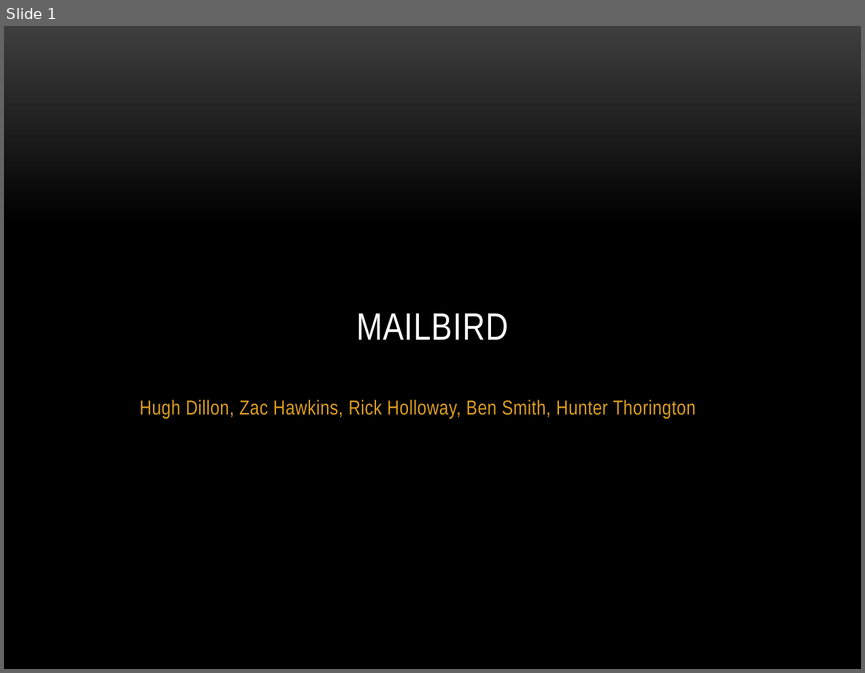
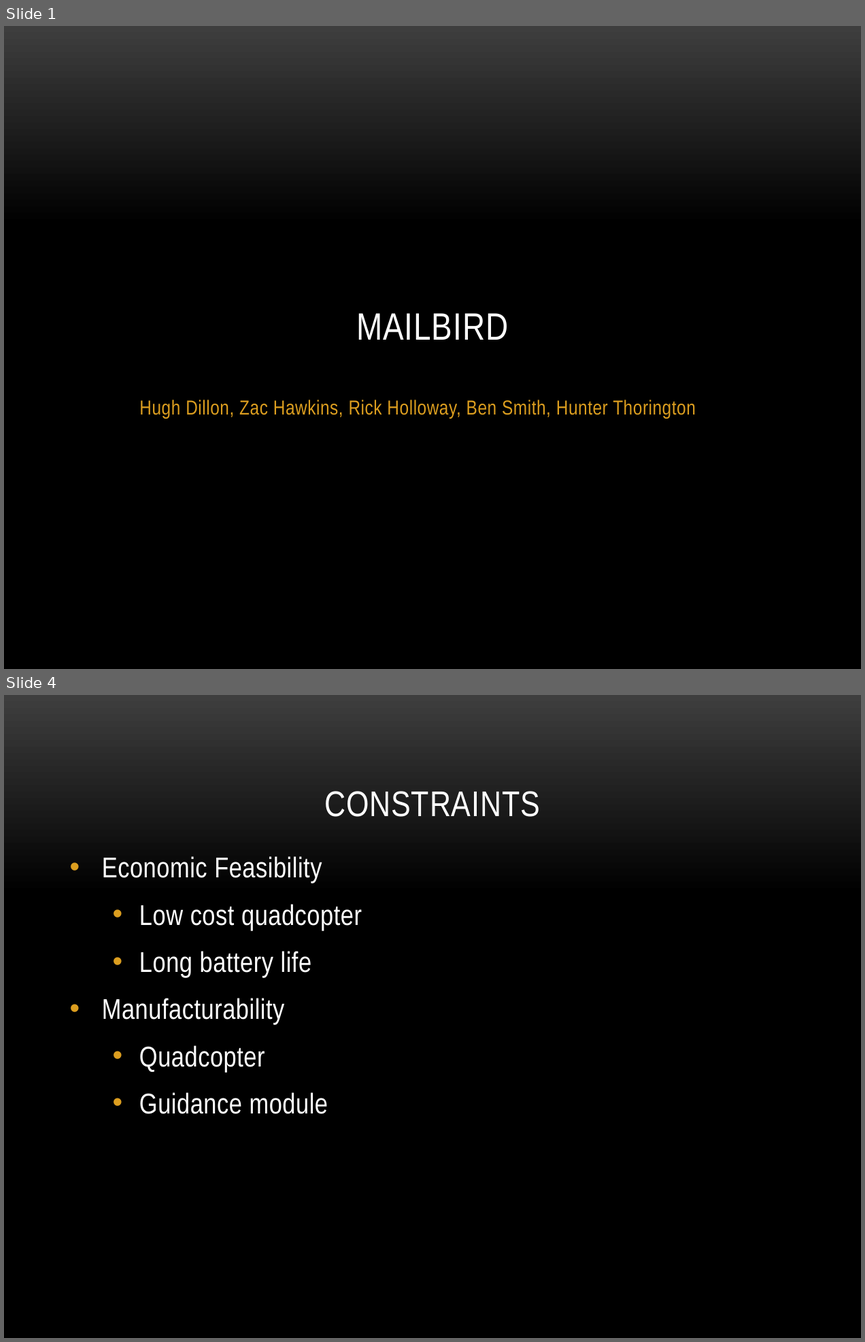
Before and after one commit to MailBirdAU/MailBird, a slide deck: docs/Proposal/Proposal Presentation.pptx. Shown one above the other, each under a label of ours: slide 1 before the commit, slides 1 and 4 after it; the slides between them are not shown. The pictures are 865x673 and 865x1342 pixels, drawn with LibreOffice and Linux fonts; fonts in the diff are those of the drawing; background and template pictures are left out. Boxes give left, top, right and bottom in pixels: in the first picture for what was removed or moved away, otherwise in the second. Text is boxed around its words. In the diff, an @@ line names an element or a change of style, - is before the commit and + after.

```diff
--- a/docs/Proposal/Proposal Presentation.pptx
+++ b/docs/Proposal/Proposal Presentation.pptx
@@ slide 4 added at box(4, 695, 861, 1338), background picture (left out) @@
@@ title added at box(324, 791, 540, 817), 30 pt, text #FFFFFF @@
+CONSTRAINTS
@@ text added at box(102, 856, 362, 1114), 24 pt, text #FFFFFF @@
+• Economic Feasibility
+  • Low cost quadcopter
+  • Long battery life
+• Manufacturability
+  • Quadcopter
+  • Guidance module
```
Also in this commit, not shown: 7 other slides added, 5 slides removed.
